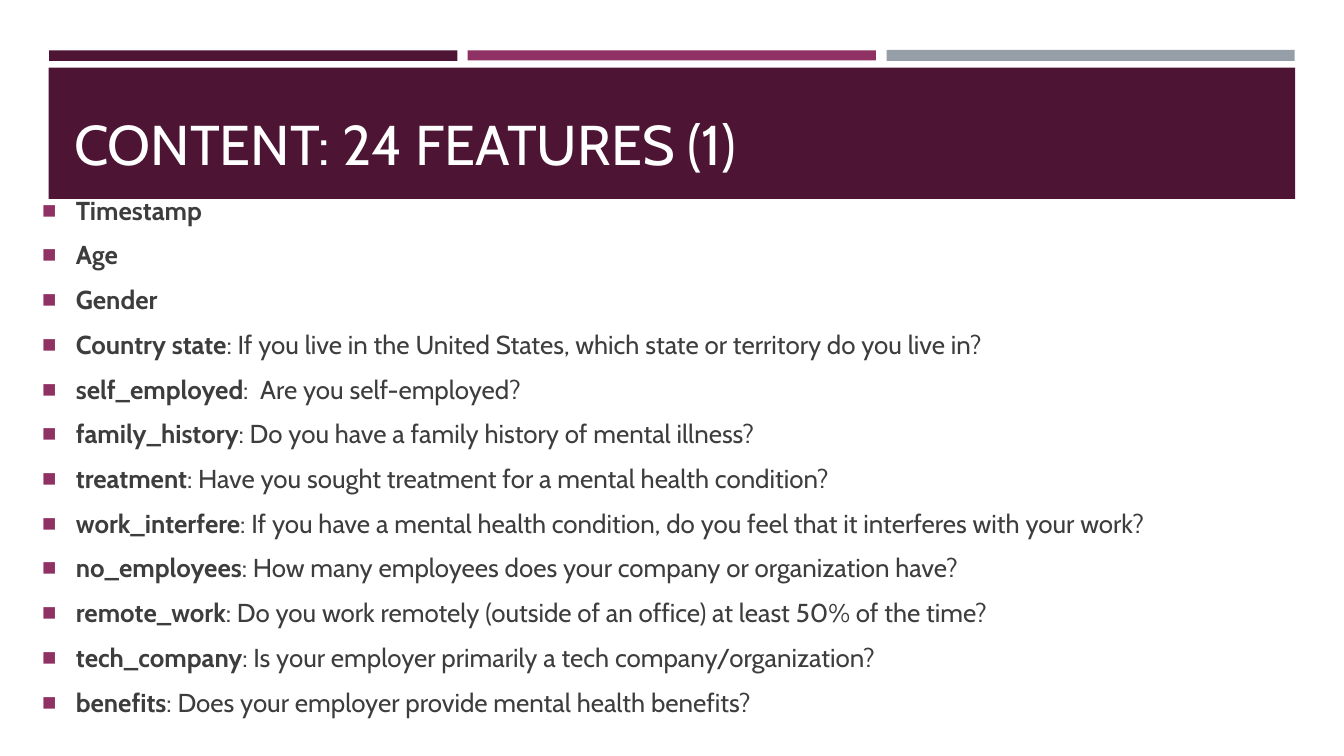
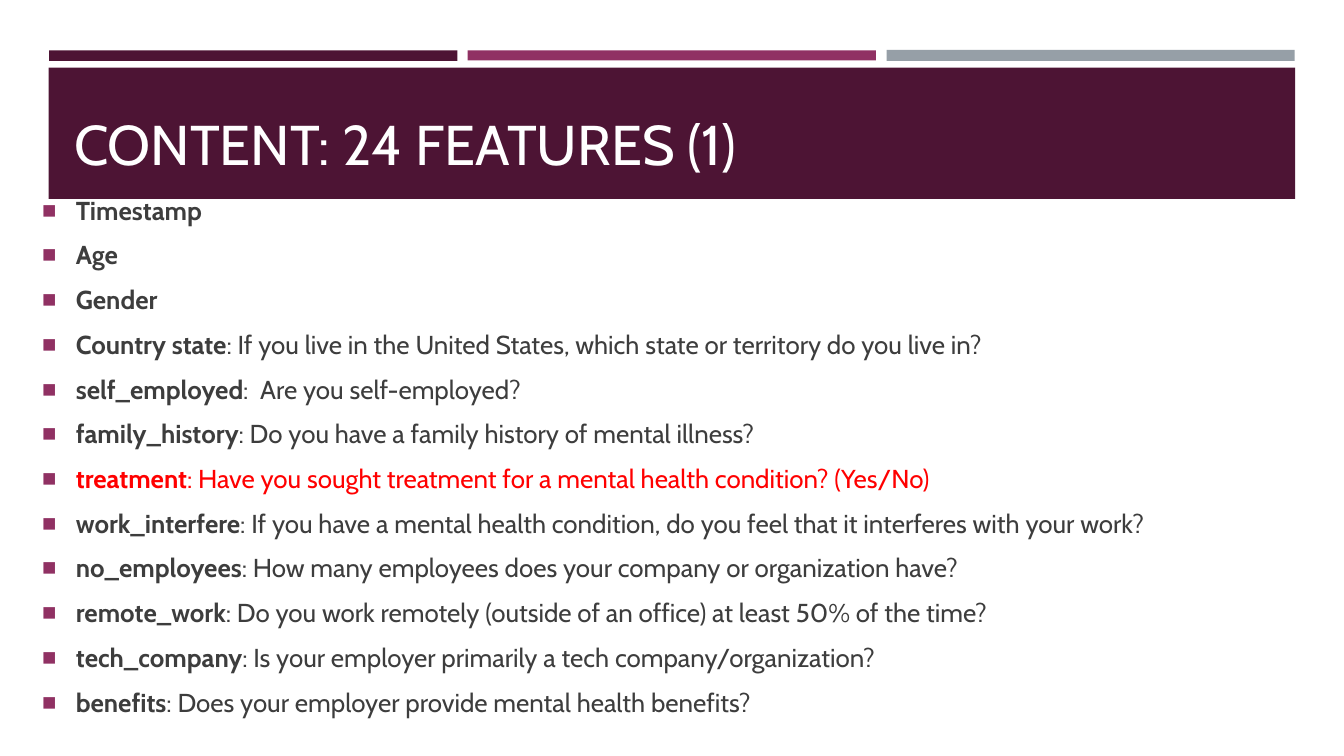
Before and after one commit to stefanopc/Mental-Health-Tech-Prediction, a slide deck: slide 4 of ProjectWorkPPT.pptx. Drawn at 1344x756 pixels with LibreOffice and Linux fonts; fonts in the diff are those of the drawing. Boxes give left, top, right and bottom in pixels: in the first picture for what was removed or moved away, otherwise in the second. Text is boxed around its words. In the diff, an @@ line names an element or a change of style, - is before the commit and + after.

```diff
--- a/ProjectWorkPPT.pptx
+++ b/ProjectWorkPPT.pptx
@@ text at (76, 468, 929, 494): text changed; text colour #3D3D3D to #FF0000 @@
-■ treatment: Have you sought treatment for a mental health condition?
+■ treatment: Have you sought treatment for a mental health condition? (Yes/No)
```
Also in this commit, not shown: 8 other slides changed, 1 slide added, 1 other file.
